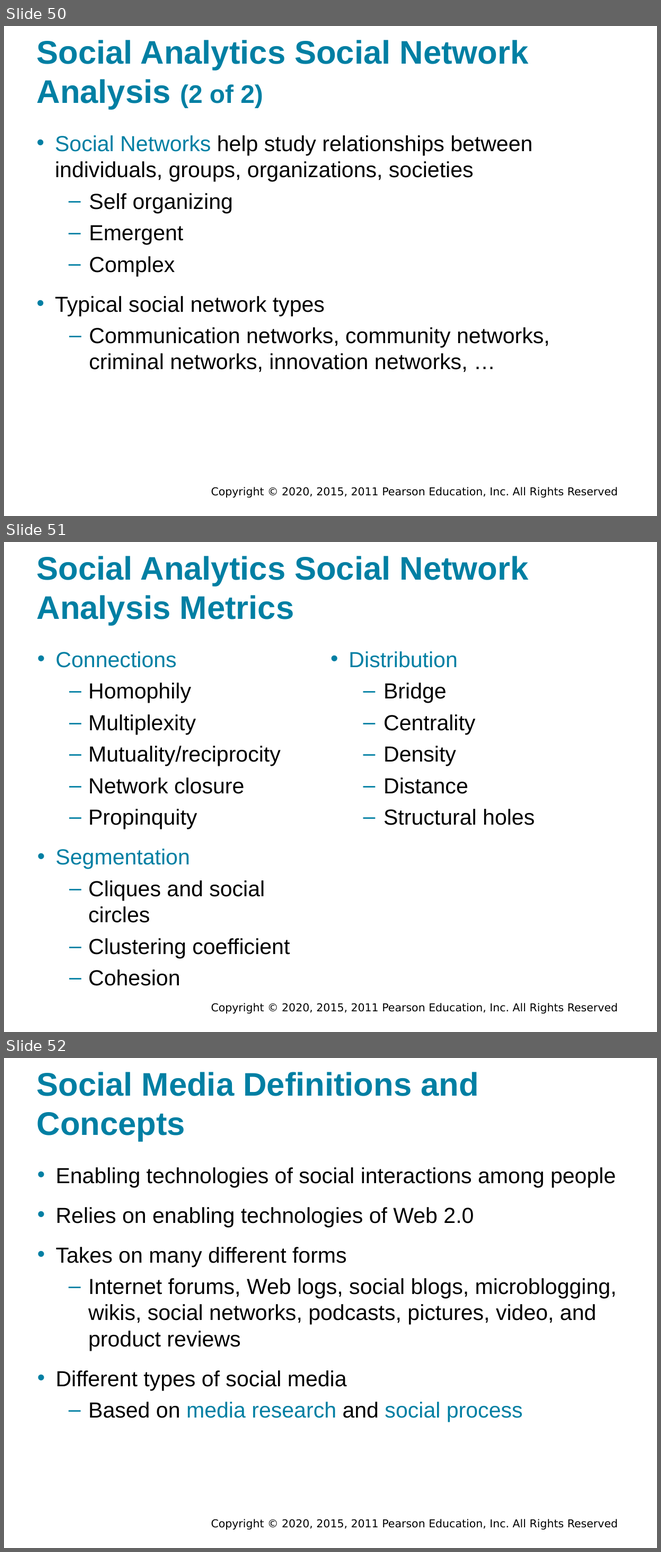
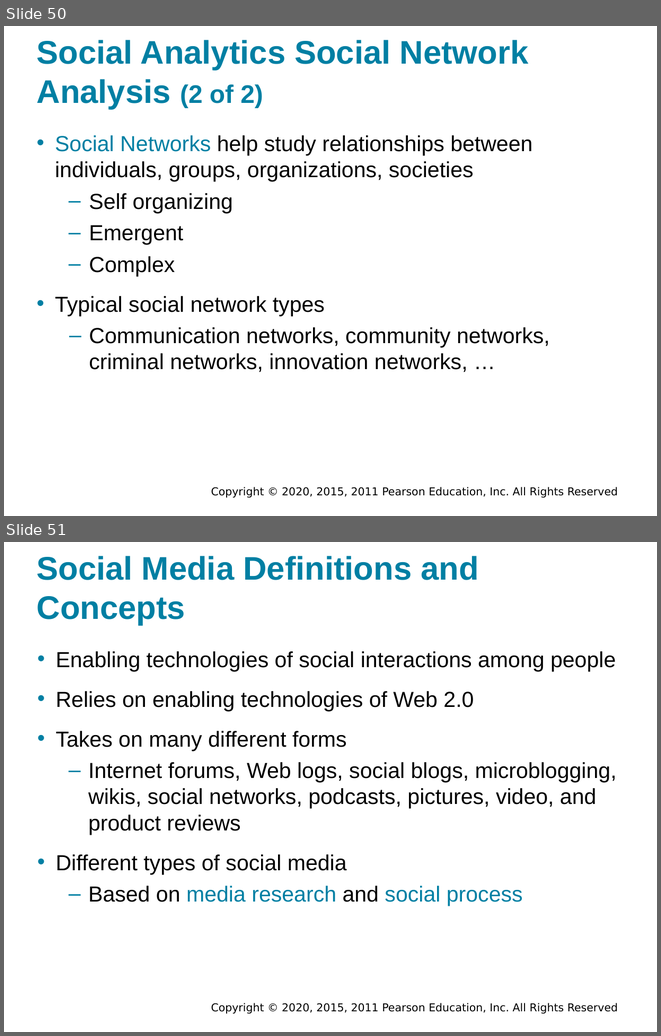
Before and after one commit to walkman617/DS2021, a slide deck: Slides/Sharda_11e_full_accessible_ppt_07.pptx. Shown one above the other, each under a label of ours: slides 50, 51 and 52 before the commit, slides 50 and 51 after it. The pictures are 661x1552 and 661x1036 pixels, drawn with LibreOffice and Linux fonts; fonts in the diff are those of the drawing; background and template pictures are left out. Boxes give left, top, right and bottom in pixels: in the first picture for what was removed or moved away, otherwise in the second. Text is boxed around its words. In the diff, an @@ line names an element or a change of style, - is before the commit and + after.

```diff
--- a/Slides/Sharda_11e_full_accessible_ppt_07.pptx
+++ b/Slides/Sharda_11e_full_accessible_ppt_07.pptx
@@ slide 51 removed at <box>4,542,657,1032</box>, background #FFFFFF; not listed: 1 template element that a slide beside it also shows @@
@@ title removed at <box>37,556,529,625</box> @@
-Social Analytics Social Network Analysis Metrics
@@ text removed at <box>55,651,290,986</box> @@
-• Connections
-  – Homophily
-  – Multiplexity
-  – Mutuality/reciprocity
-  – Network closure
-  – Propinquity
-• Segmentation
-  – Cliques and social circles
-  – Clustering coefficient
-  – Cohesion
@@ text removed at <box>348,651,535,825</box> @@
-• Distribution
-  – Bridge
-  – Centrality
-  – Density
-  – Distance
-  – Structural holes
@@ what was slide 52 is now slide 51 @@
```
